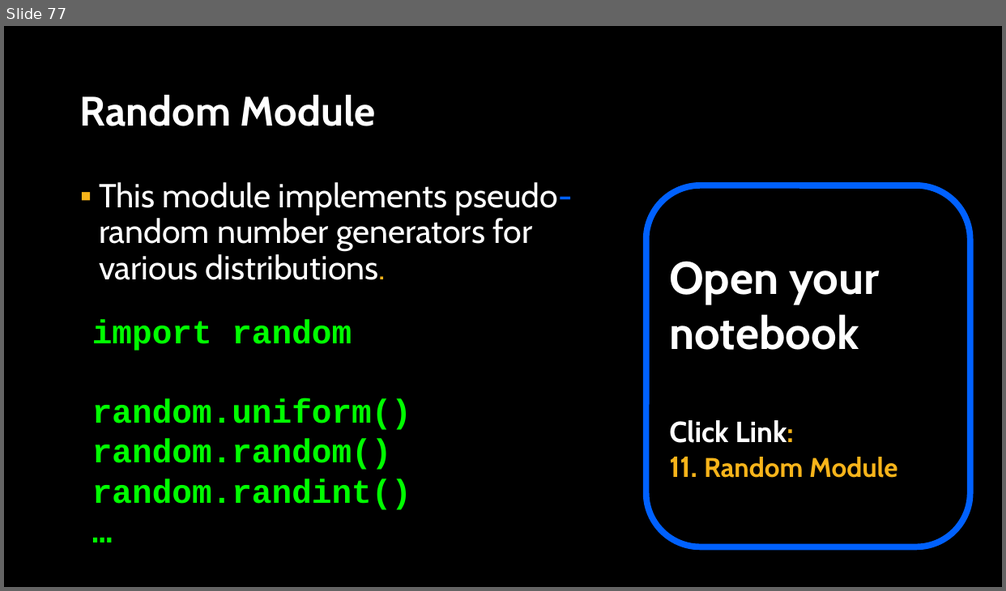
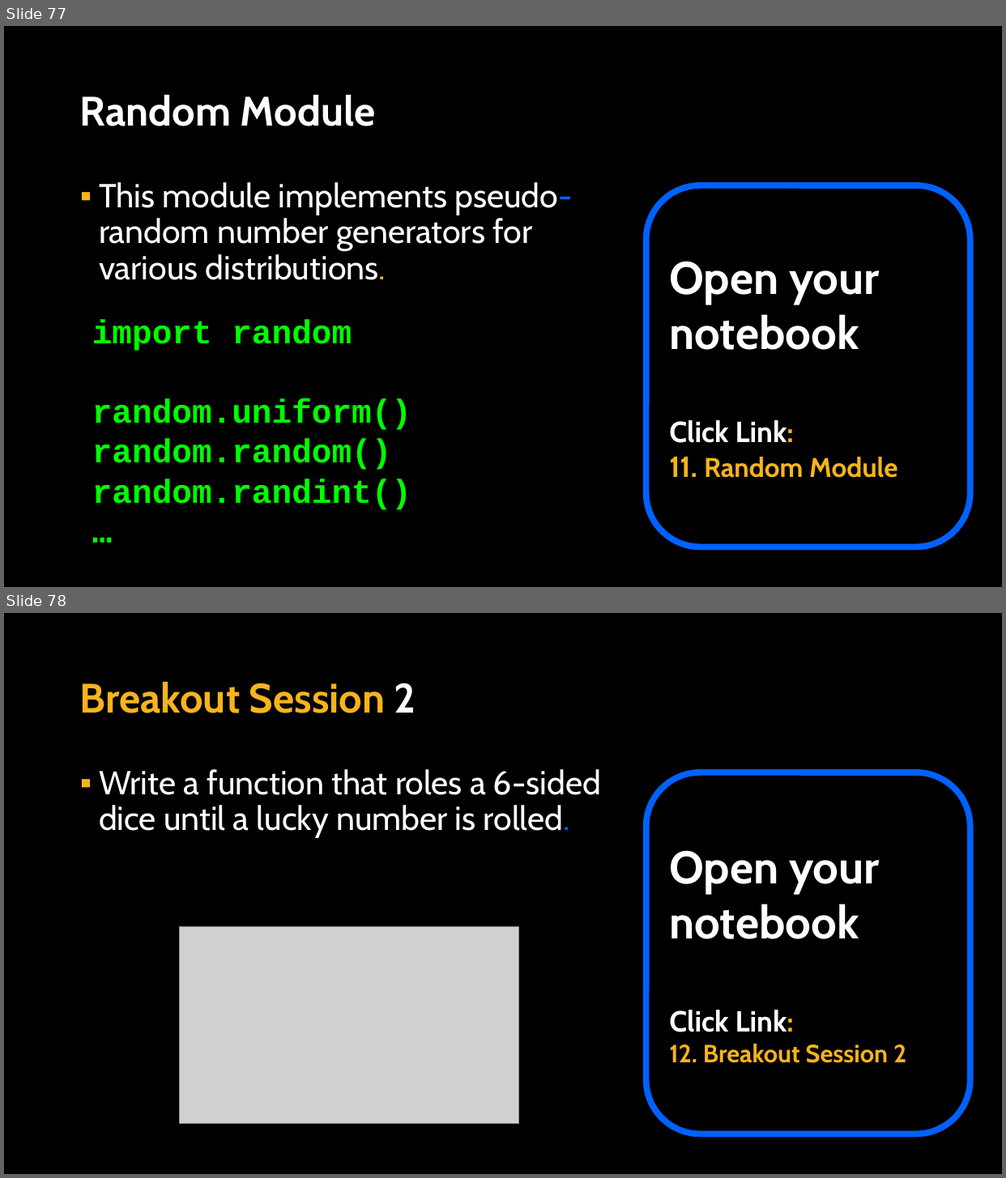
Before and after one commit to APS106/APS106-winter-2025-kinsella-goodfellow, a slide deck: lectures/week4/lecture1/slides/week4_lecture1.pptx. Shown one above the other, each under a label of ours: slide 77 before the commit, slides 77 and 78 after it. The pictures are 1006x591 and 1006x1178 pixels, drawn with LibreOffice and Linux fonts; fonts in the diff are those of the drawing; grey boxes stand for pictures; background and template pictures are left out. Boxes give left, top, right and bottom in pixels: in the first picture for what was removed or moved away, otherwise in the second. Text is boxed around its words. In the diff, an @@ line names an element or a change of style, - is before the commit and + after.

```diff
--- a/lectures/week4/lecture1/slides/week4_lecture1.pptx
+++ b/lectures/week4/lecture1/slides/week4_lecture1.pptx
@@ slide 78 added at (x1=4, y1=613, x2=1002, y2=1174), background picture (left out) @@
@@ title added at (x1=80, y1=682, x2=416, y2=713), 39.6 pt, text #F7B41A, bold @@
+Breakout Session 2
@@ text added at (x1=99, y1=769, x2=601, y2=838), 32 pt, text #FFFFFF @@
+▪ Write a function that roles a 6-sided dice until a lucky number is rolled.
@@ rounded rectangle added at (x1=646, y1=773, x2=970, y2=1134), outline #0061FF 6 pt, 24 pt, text #FFFFFF, bold @@
+Open your notebook
+Click Link:
+12. Breakout Session 2
@@ picture added at (x1=179, y1=926, x2=519, y2=1124) @@
```
Also in this commit, not shown: 1 slide changed, 2 other slides added, 2 slides removed, 3 other files.
